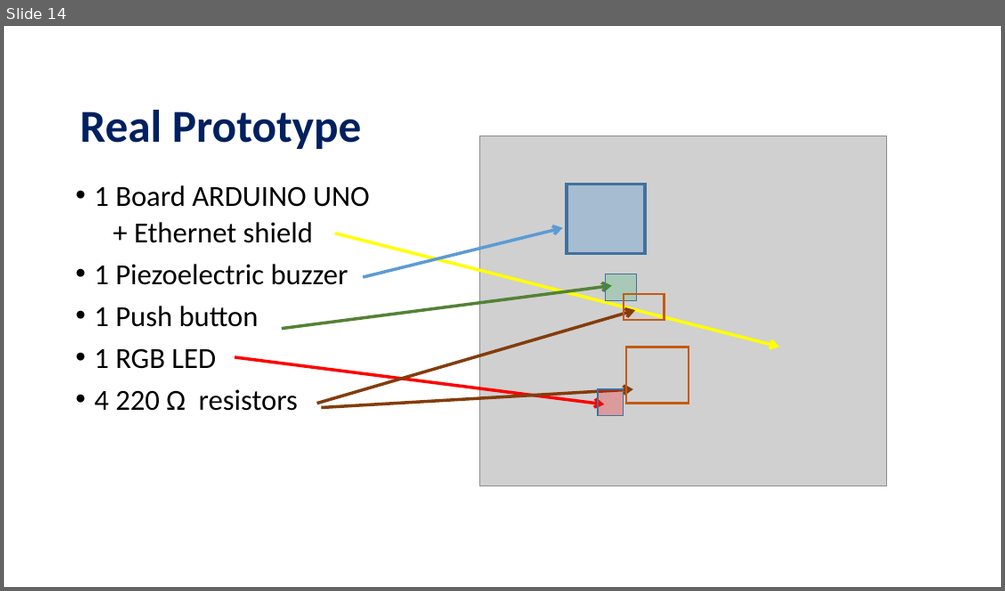
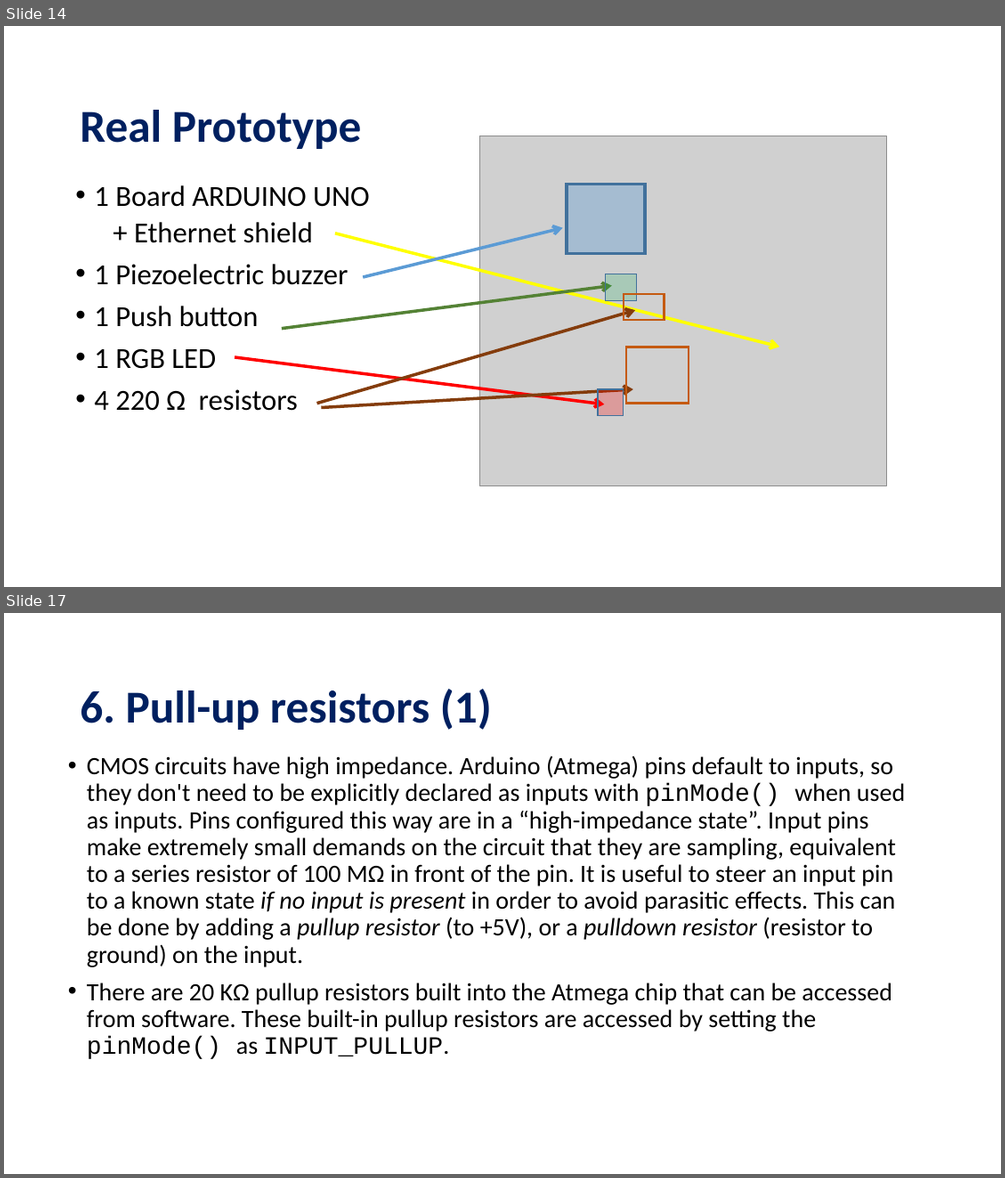
Before and after one commit to FlorLoreto/Projects, a slide deck: The Internet of Things.ppt. Shown one above the other, each under a label of ours: slide 14 before the commit, slides 14 and 17 after it; the slides between them are not shown. The pictures are 1005x591 and 1005x1178 pixels, drawn with LibreOffice and Linux fonts; fonts in the diff are those of the drawing; grey boxes stand for pictures; background and template pictures are left out. Boxes give left, top, right and bottom in pixels: in the first picture for what was removed or moved away, otherwise in the second. Text is boxed around its words. In the diff, an @@ line names an element or a change of style, - is before the commit and + after.

```diff
--- a/The Internet of Things.ppt
+++ b/The Internet of Things.ppt
@@ slide 17 added at (x1=4, y1=613, x2=1001, y2=1174), background #FFFFFF @@
@@ title added at (x1=80, y1=689, x2=492, y2=730), 44 pt, text #002060, bold @@
+6. Pull-up resistors (1)
@@ text added at (x1=87, y1=755, x2=905, y2=1059), 24 pt, text #000000 @@
+• CMOS circuits have high impedance. Arduino (Atmega) pins default to inputs, so they don't need to be explicitly declared as inputs with pinMode() when used as inputs. Pins configured this way are in a “high-impedance state”. Input pins make extremely small demands on the circuit that they are sampling, equivalent to a series resistor of 100 MΩ in front of the pin. It is useful to steer an input pin to a known state if no input is present in order to avoid parasitic effects. This can be done by adding a pullup resistor (to +5V), or a pulldown resistor (resistor to ground) on the input.
+• There are 20 KΩ pullup resistors built into the Atmega chip that can be accessed from software. These built-in pullup resistors are accessed by setting the pinMode() as INPUT_PULLUP.
```
Also in this commit, not shown: 2 slides changed, 6 other slides added, 1 slide removed, 18 other files.
